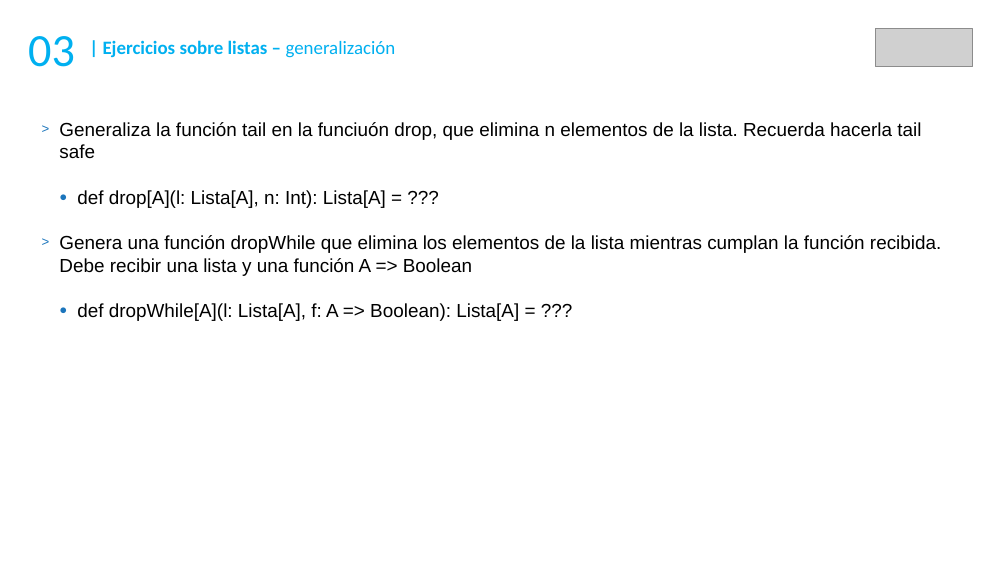
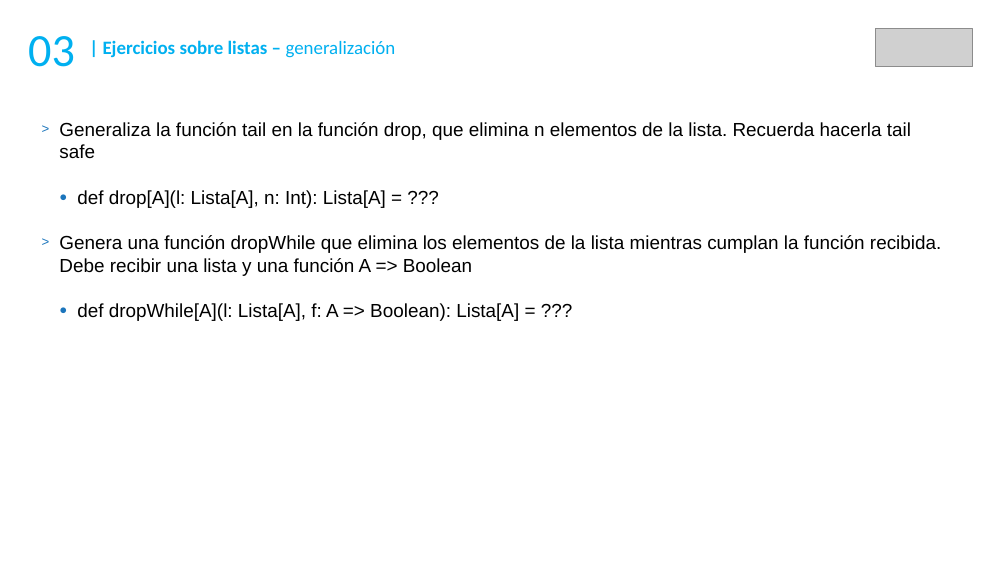
Before and after one commit to DaniGCaff/cursoScalaMay18, a slide deck: slide 6 of guiones/dia3.odp. Drawn at 1008x567 pixels with LibreOffice and Linux fonts; fonts in the diff are those of the drawing; grey boxes stand for pictures. Boxes give left, top, right and bottom in pixels: in the first picture for what was removed or moved away, otherwise in the second. Text is boxed around its words. In the diff, an @@ line names an element or a change of style, - is before the commit and + after.

```diff
--- a/guiones/dia3.odp
+++ b/guiones/dia3.odp
@@ text at (59, 122, 911, 159): text changed @@
-> Generaliza la función tail en la funciuón drop, que elimina n elementos de la lista. Recuerda hacerla tail safe
+> Generaliza la función tail en la función drop, que elimina n elementos de la lista. Recuerda hacerla tail safe
```
Also in this commit, not shown: 16 other files.
